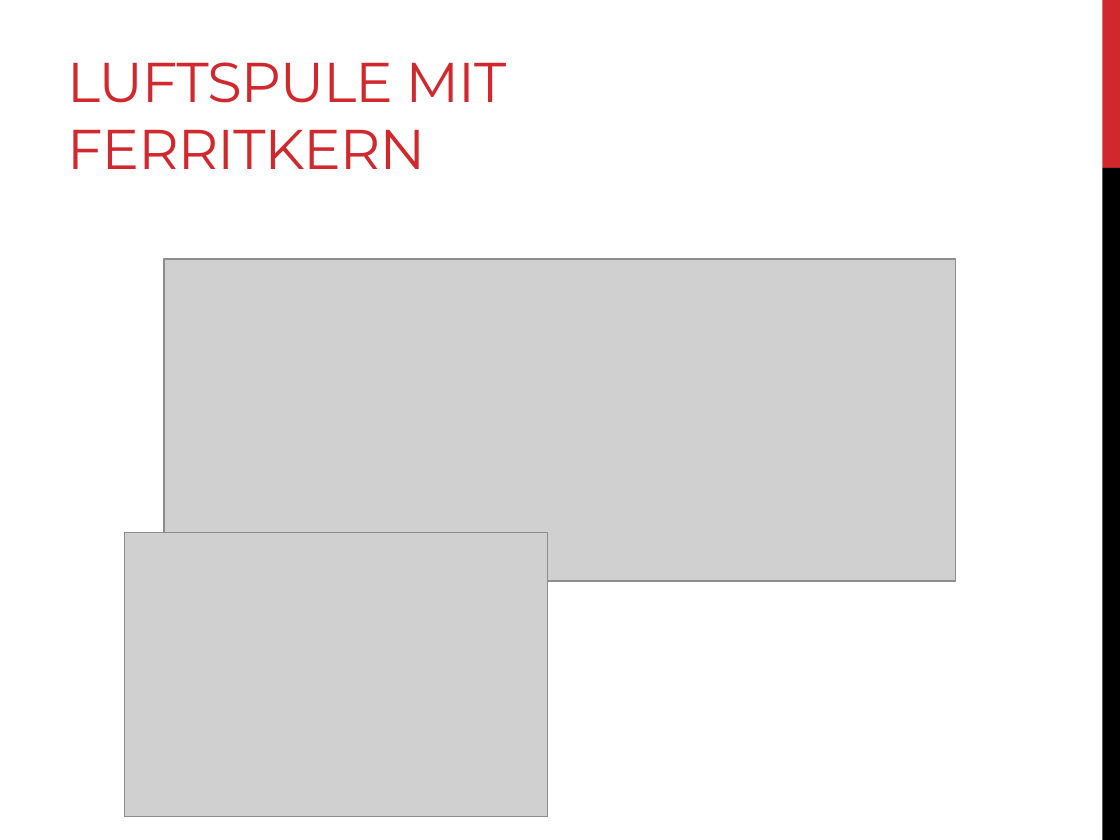
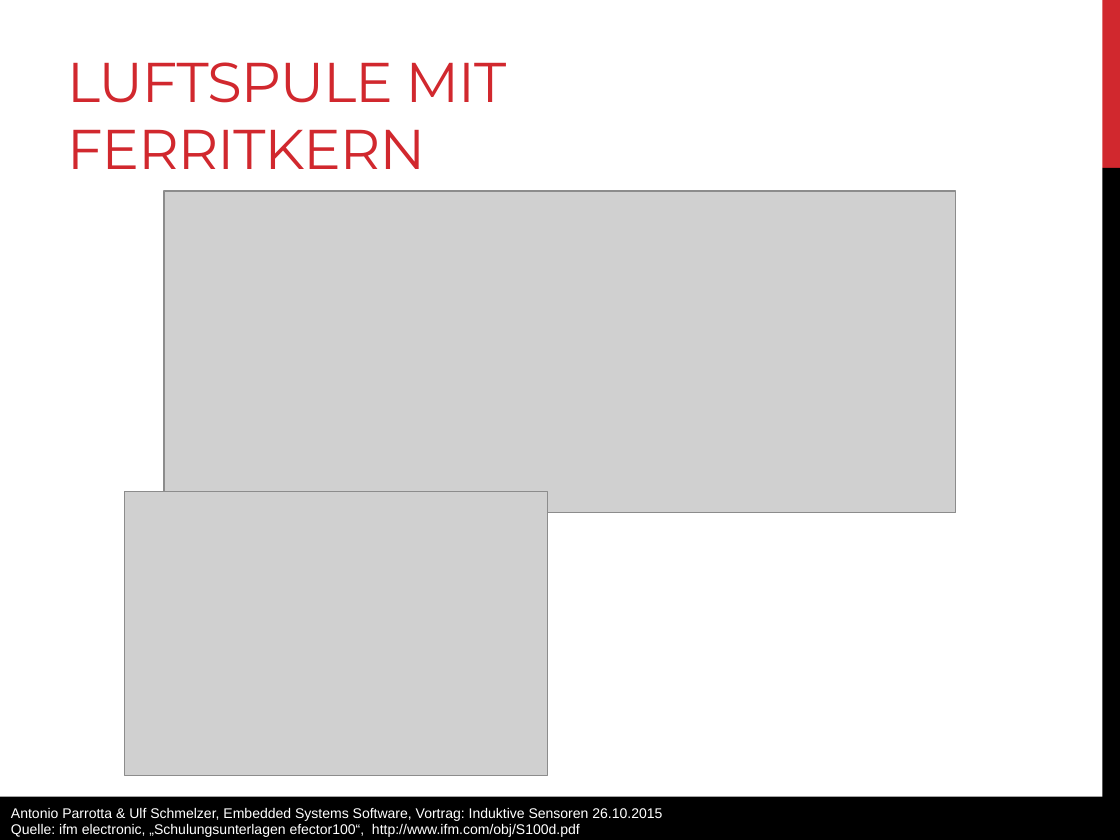
Before and after one commit to anpait00/TIB6, a slide deck: slide 4 of induktiv_sensoren.pptx. Drawn at 1120x840 pixels with LibreOffice and Linux fonts; fonts in the diff are those of the drawing; grey boxes stand for pictures. Boxes give left, top, right and bottom in pixels: in the first picture for what was removed or moved away, otherwise in the second. Text is boxed around its words. In the diff, an @@ line names an element or a change of style, - is before the commit and + after.

Commit message:
Power Point verschoenert .... denke ich. Ah und Quellen hinzugefuegt

```diff
--- a/induktiv_sensoren.pptx
+++ b/induktiv_sensoren.pptx
@@ picture: place and size @@
-picture at box(164, 259, 955, 581)
+picture at box(164, 190, 955, 513)
@@ picture: place and size @@
-picture at box(124, 532, 548, 816)
+picture at box(124, 492, 548, 776)
@@ rectangle added at box(0, 796, 1120, 840), fill #000000, 9 pt, text #FFFFFF @@
+Antonio Parrotta & Ulf Schmelzer, Embedded Systems Software, Vortrag: Induktive Sensoren 26.10.2015
+Quelle: ifm electronic, „Schulungsunterlagen efector100“, http://www.ifm.com/obj/S100d.pdf
```
Also in this commit, not shown: 8 other slides changed.
